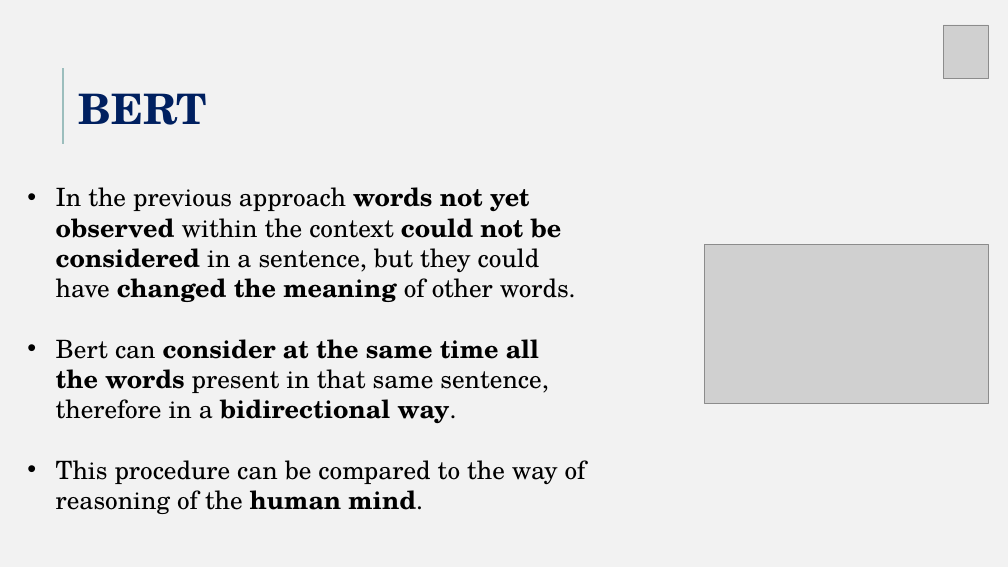
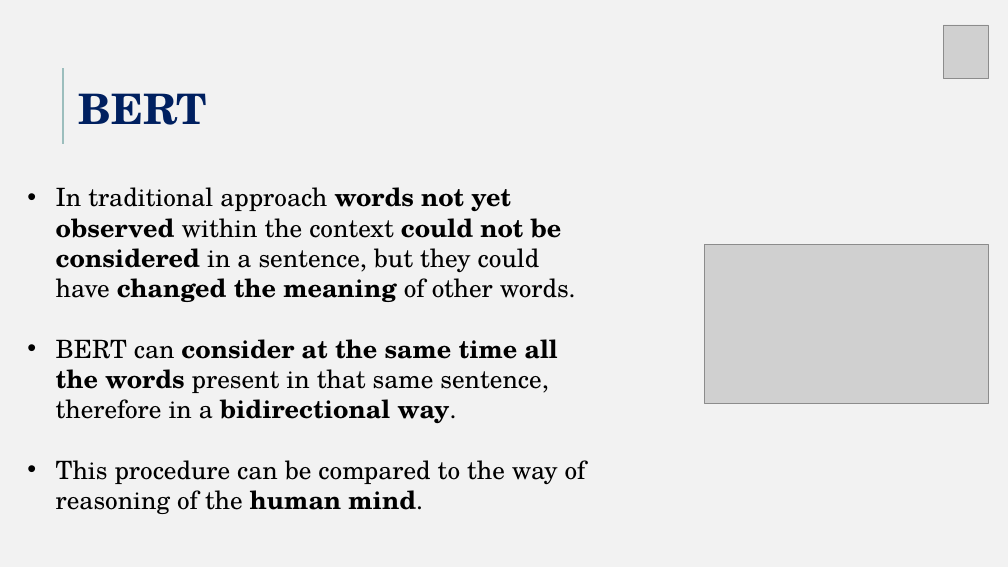
Before and after one commit to Matteoa99/ProgettoDA, a slide deck: slide 4 of DA_project.pptx. Drawn at 1008x567 pixels with LibreOffice and Linux fonts; fonts in the diff are those of the drawing; grey boxes stand for pictures. Boxes give left, top, right and bottom in pixels: in the first picture for what was removed or moved away, otherwise in the second. Text is boxed around its words. In the diff, an @@ line names an element or a change of style, - is before the commit and + after.

Commit message:
Presentazione

```diff
--- a/DA_project.pptx
+++ b/DA_project.pptx
@@ text at box(56, 187, 576, 423): text changed @@
-• In the previous approach words not yet observed within the context could not be considered in a sentence, but they could have changed the meaning of other words.
-• Bert can consider at the same time all the words present in that same sentence, therefore in a bidirectional way.
+• In traditional approach words not yet observed within the context could not be considered in a sentence, but they could have changed the meaning of other words.
+• BERT can consider at the same time all the words present in that same sentence, therefore in a bidirectional way.
```
Also in this commit, not shown: 8 other slides changed, 2 other files.
